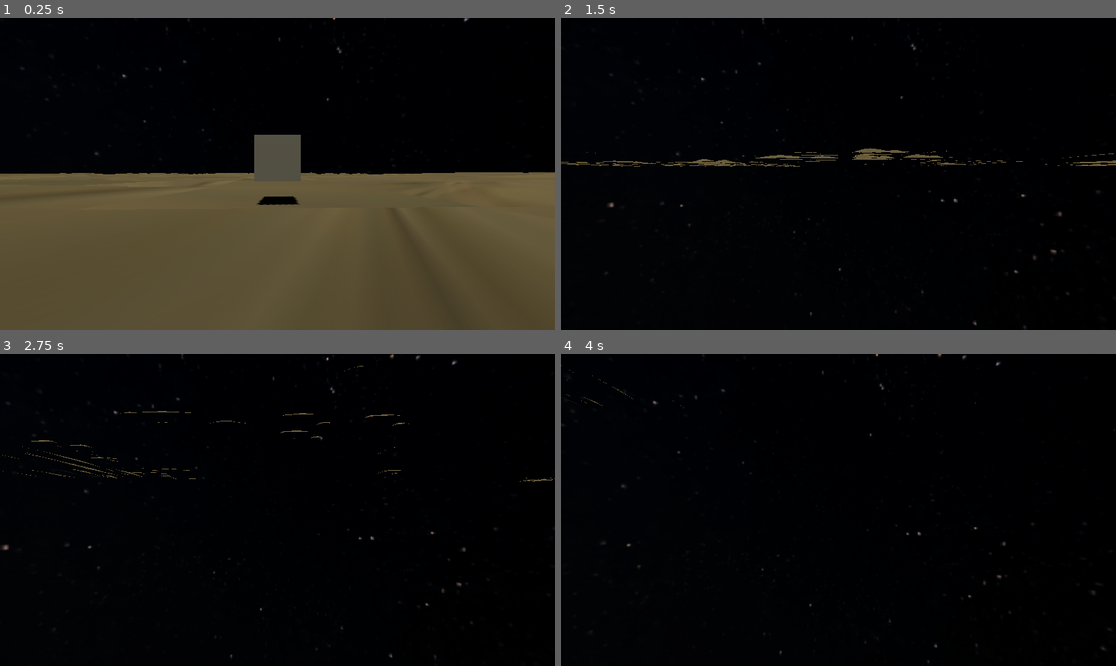
Above: before the commit, frames 1-4 (two rows, left to right).
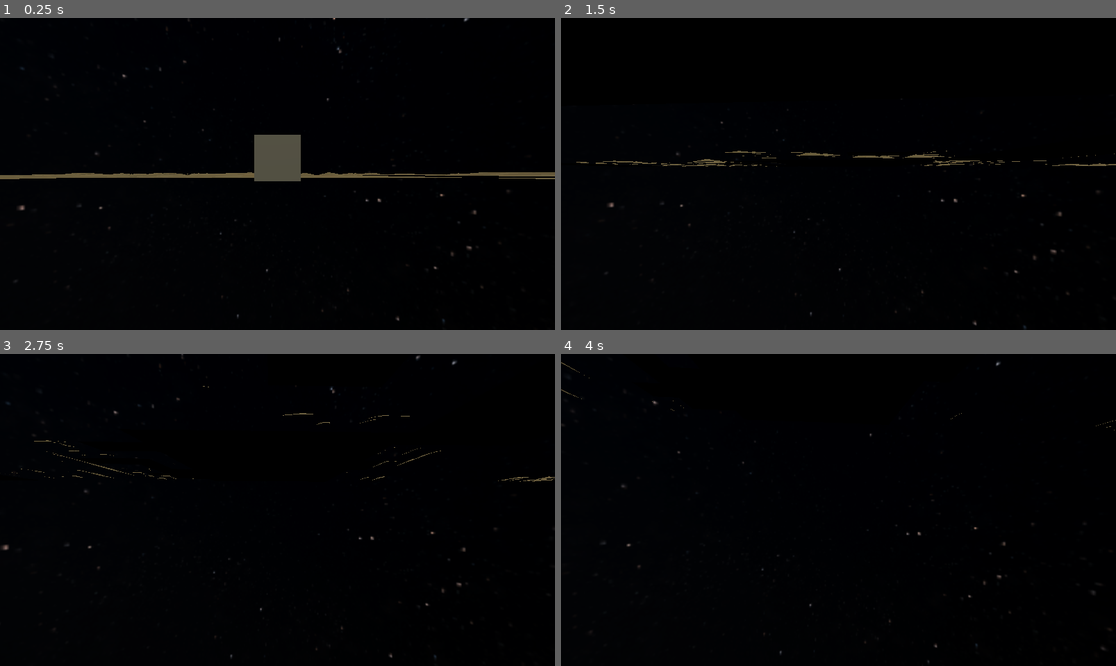
Above: after the commit, the same moments.

Repository: drussillo/Planet-Prospectors
Game: Godot game, scene res://scenes/planet1/planet_1.tscn
Two runs of this game, one before a commit and one after it. Both use one fixed random seed, a clock stepped at 60 frames per second and the inputs below.
Inputs (mouse positions are in pixels of both pictures, inside the frame that each line leads up to):
- Up to frame 1 (0.25 s): no input
- Up to frame 2 (1.5 s): move the mouse to (866, 174) at 0.52 s; hold F (interact) 0.53-1.28 s; hold W (forward) from 0.53 s (still down); tap Space (jump) at 0.77 s; move the mouse to (810, 174) at 1.27 s; tap F (interact) at 1.35 s
- Up to frame 3 (2.75 s): keep holding W (forward); tap Space (jump) at 1.52 s; move the mouse to (288, 503) at 2.02 s; hold F (interact) from 2.03 s (still down)
- Up to frame 4 (4 s): keep holding W (forward); move the mouse to (832, 516) at 2.77 s; release F (interact) at 2.78 s; tap F (interact) at 2.85 s; tap Space (jump) at 3.02, 3.77 s; move the mouse to (877, 513) at 3.52 s; hold F (interact) from 3.53 s (still down)

The runs differ from the first frame. In frame 1, 49% of the frame differs, in the area x 0-100%, y 49-100%; in frame 2, 0.7%; in frame 3, 0.4%; in frame 4, less than 0.1%.

Commit message:
Added list-preload mesh randomizing

Diff:
--- a/planet-prospectors/scripts/planet1/chunk.gd
+++ b/planet-prospectors/scripts/planet1/chunk.gd
@@ -6,7 +6,8 @@
 var mat
 var oilchunk
 var oil_amount:int = 0
-const mesh_list=[preload("res://assets/planet1/chunks/mntn1.obj"),preload("res://assets/planet1/chunks/mntn2.obj"),preload("res://assets/planet1/chunks/mntn3.obj")]
+const mesh_list=[preload("res://assets/planet1/chunks/mntn1.obj"),preload("res://assets/planet1/chunks/mntn2.obj"), preload("res://assets/planet1/chunks/mntn3.obj"),preload("res://assets/planet1/chunks/hole1.obj")]
+
 
 func get_oil_amount() -> int:
 	return oil_amount
Not shown, added: planet-prospectors/assets/planet1/chunks/hole1.obj
Not shown, added: planet-prospectors/assets/planet1/chunks/hole1.obj.import
Not shown, changed: planet-prospectors/assets/planet1/chunks/mntn1.obj.import
Not shown, changed: planet-prospectors/assets/planet1/chunks/mntn2.obj.import
Not shown, changed: planet-prospectors/assets/planet1/chunks/mntn3.obj.import
